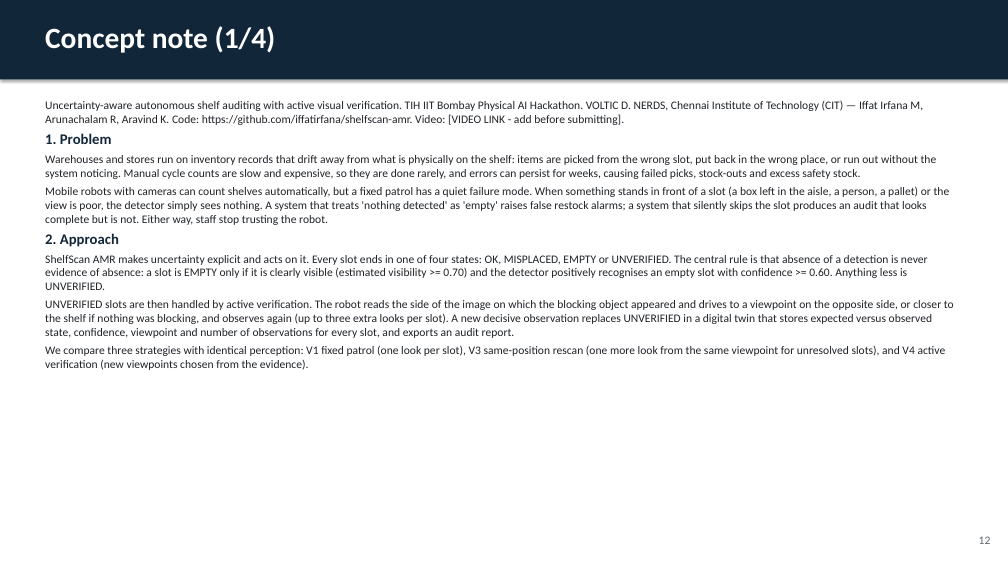
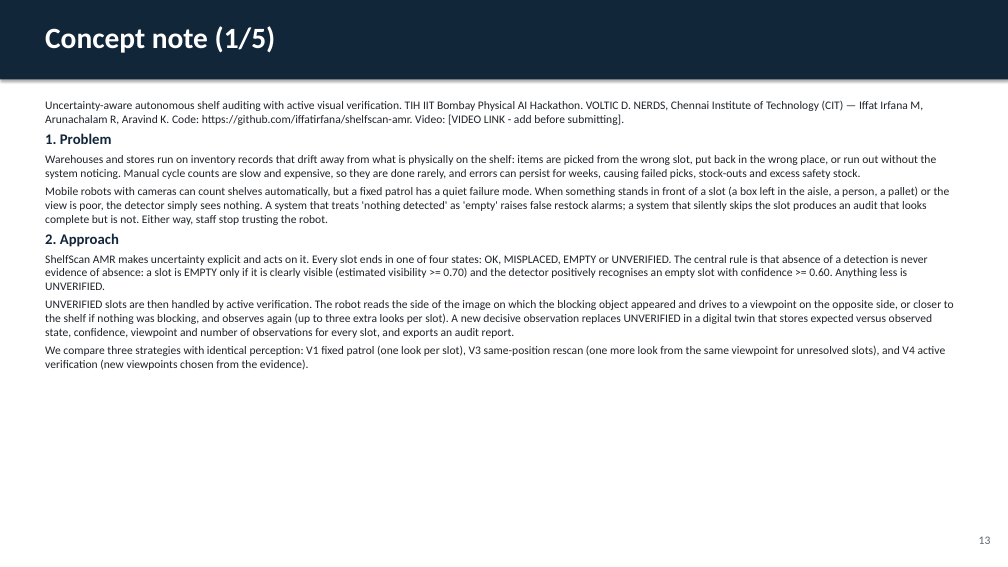
Before and after one commit to iffatirfana/shelfscan-amr, a slide deck: slide 13 of docs/ShelfScan_deck.pptx (slide 12 before the commit). Drawn at 1008x567 pixels with LibreOffice and Linux fonts; fonts in the diff are those of the drawing. Boxes give left, top, right and bottom in pixels: in the first picture for what was removed or moved away, otherwise in the second. Text is boxed around its words. In the diff, an @@ line names an element or a change of style, - is before the commit and + after.

```diff
--- a/docs/ShelfScan_deck.pptx
+++ b/docs/ShelfScan_deck.pptx
@@ text at (45, 26, 276, 53): text changed @@
-Concept note (1/4)
+Concept note (1/5)
```
Also in this commit, not shown: 5 other slides changed, 2 slides added, 27 other files.
